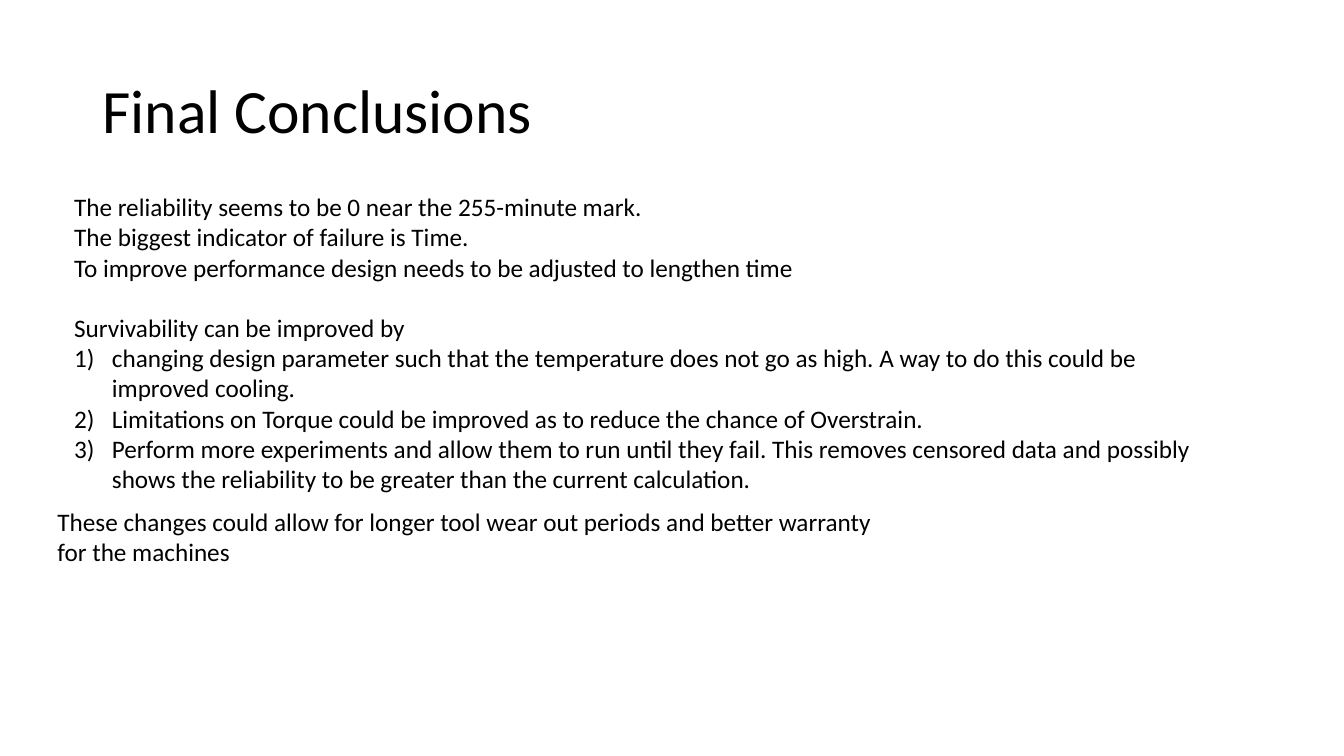
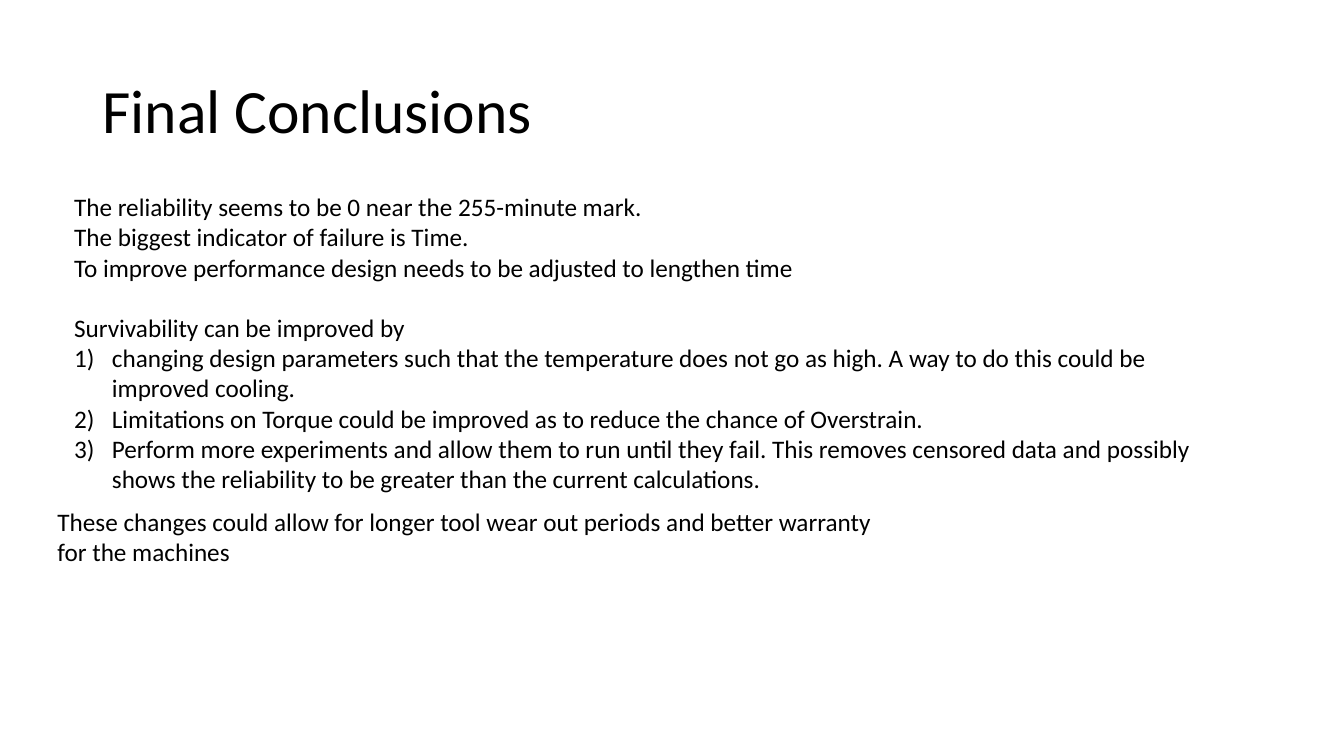
Before and after one commit to dwankelley/Reliability_AI4I_2020, a slide deck: slide 13 of Reliability_Readme.pptx. Drawn at 1344x756 pixels with LibreOffice and Linux fonts; fonts in the diff are those of the drawing. Boxes give left, top, right and bottom in pixels: in the first picture for what was removed or moved away, otherwise in the second. Text is boxed around its words. In the diff, an @@ line names an element or a change of style, - is before the commit and + after.

```diff
--- a/Reliability_Readme.pptx
+++ b/Reliability_Readme.pptx
@@ text at <box>112,349,1145,402</box>: text changed @@
-1) changing design parameter such that the temperature does not go as high. A way to do this could be improved cooling.
+1) changing design parameters such that the temperature does not go as high. A way to do this could be improved cooling.
@@ text at <box>112,440,1189,493</box>: text changed @@
-3) Perform more experiments and allow them to run until they fail. This removes censored data and possibly shows the reliability to be greater than the current calculation.
+3) Perform more experiments and allow them to run until they fail. This removes censored data and possibly shows the reliability to be greater than the current calculations.
```
Also in this commit, not shown: 1 other slide changed, 1 other file.
